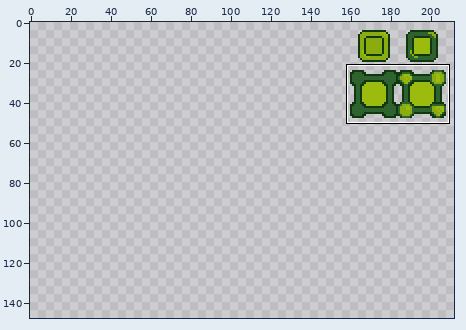
A pixel-art file gets an edit: Assets/Sprites/UI/UISprites.aseprite. Above: a wide view before the commit, with the close-up outlined.
Close-up. Before:
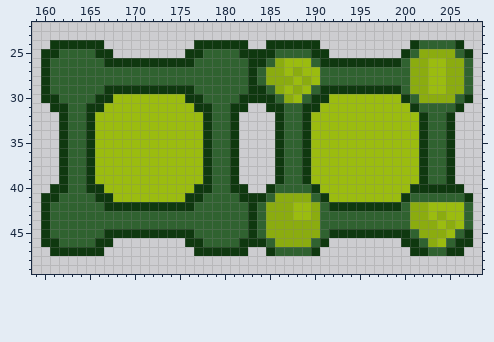
256x256 pixels, 1 frame. Shown: x 159..208, y 22..49. The old version is drawn lined up with the new one. The wide view leaves out empty margins. The commit also changed other parts of the picture, which this record leaves out.
After the commit:
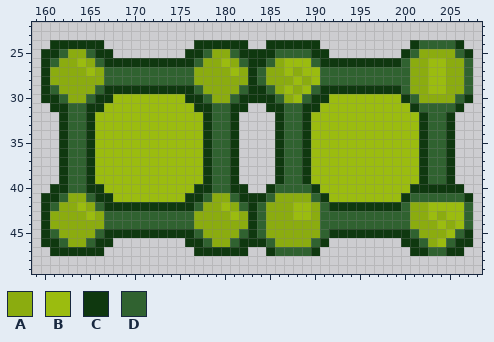
Palette (. is transparent): A #8bac0f  B #9bbc0f  C #0f380f  D #306230
From old to new:
whole drawing moved by +160,+0 (the old picture is shown already moved)
Changed rows in their new state; - is an unchanged pixel.
first column x 161:
25 --AA--------------AA--
26 -AABA------------AABA-
27 AAAABA----------AAAABA
28 AAAAAA----------AAAAAA
29 -AAAA------------AAAA-
30 --AA--------------AA--
first column x 161:
41 --AA--------------AA--
42 -AABA------------AABA-
43 AAAABA----------AAAABA
44 AAAAAA----------AAAAAA
45 -AAAA------------AAAA-
46 --AA--------------AA--
Where, in picture pixels (left, top, right, bottom), the same in both close-ups:
changed: (50, 49, 104, 103)
changed: (194, 49, 248, 103)
changed: (50, 193, 104, 247)
changed: (194, 193, 248, 247)
